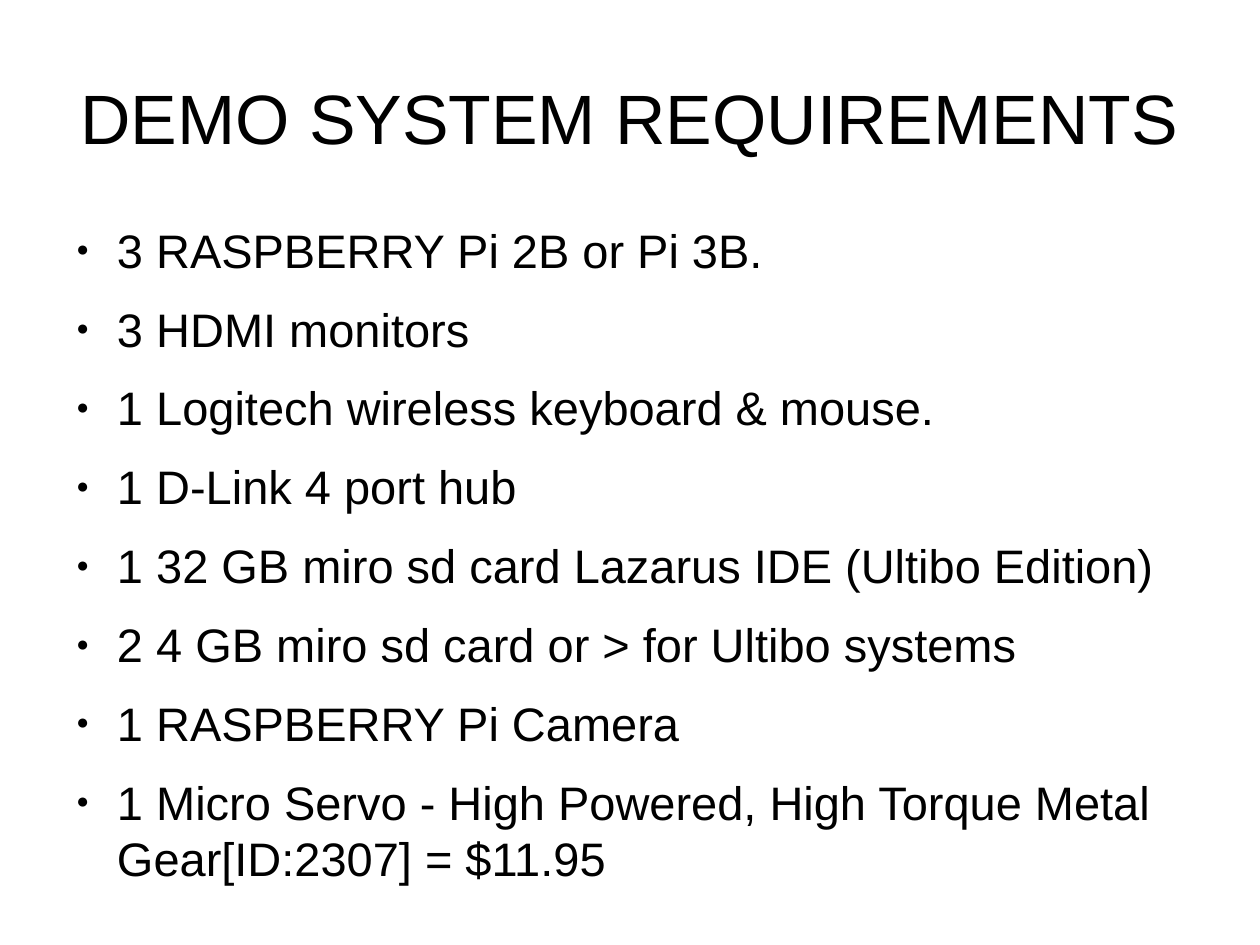
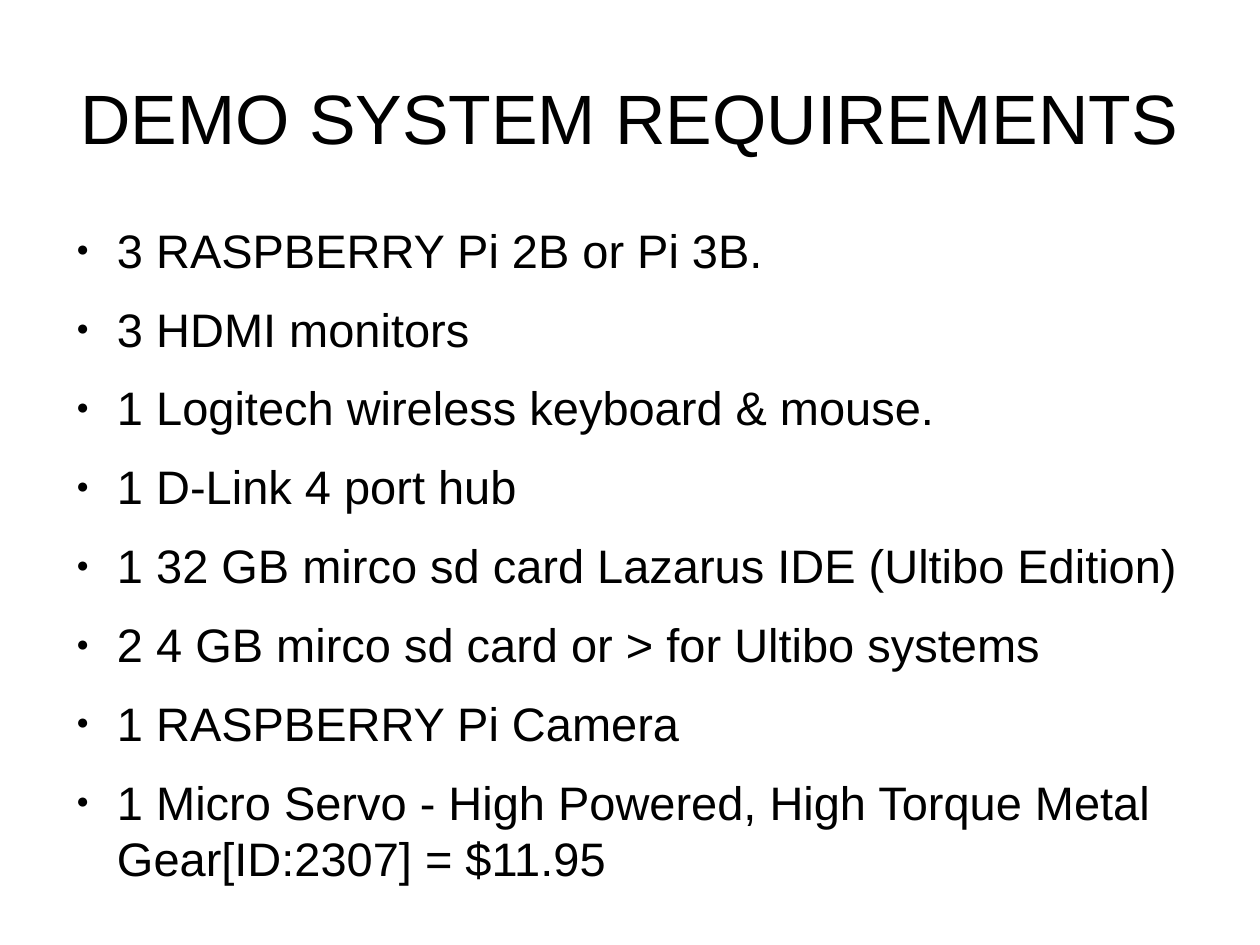
Before and after one commit to develone/raspbian-pi-gen, a slide deck: slide 9 of design.odp. Drawn at 1260x945 pixels with LibreOffice and Linux fonts; fonts in the diff are those of the drawing. Boxes give left, top, right and bottom in pixels: in the first picture for what was removed or moved away, otherwise in the second. Text is boxed around its words. In the diff, an @@ line names an element or a change of style, - is before the commit and + after.

Commit message:
fixing spelling adding examples of compiles

```diff
--- a/design.odp
+++ b/design.odp
@@ text at (117, 549, 1176, 671): text changed @@
-● 1 32 GB miro sd card Lazarus IDE (Ultibo Edition)
-● 2 4 GB miro sd card or > for Ultibo systems
+● 1 32 GB mirco sd card Lazarus IDE (Ultibo Edition)
+● 2 4 GB mirco sd card or > for Ultibo systems
```
Also in this commit, not shown: 3 other slides changed, 1 slide added.
